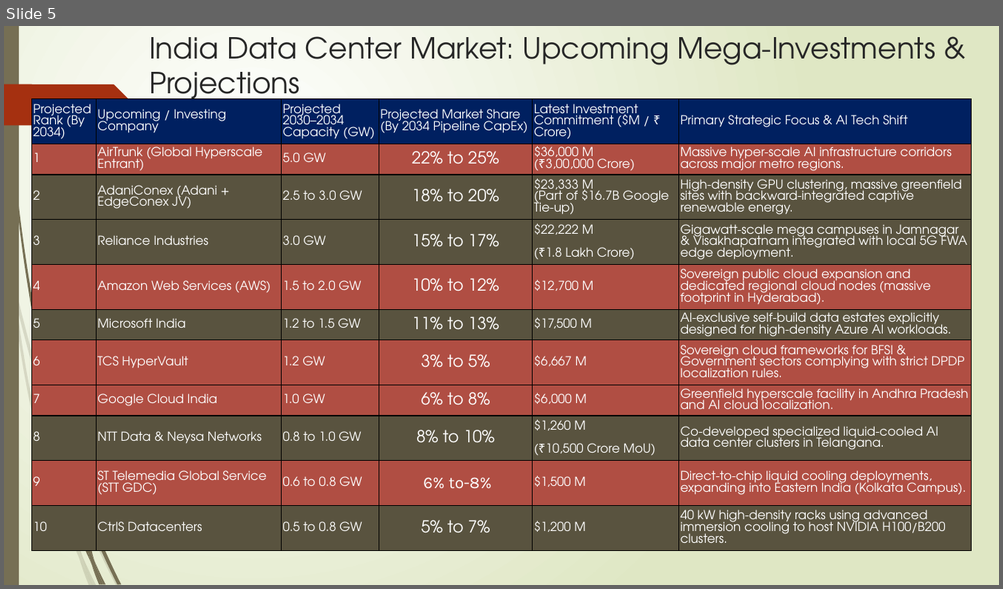
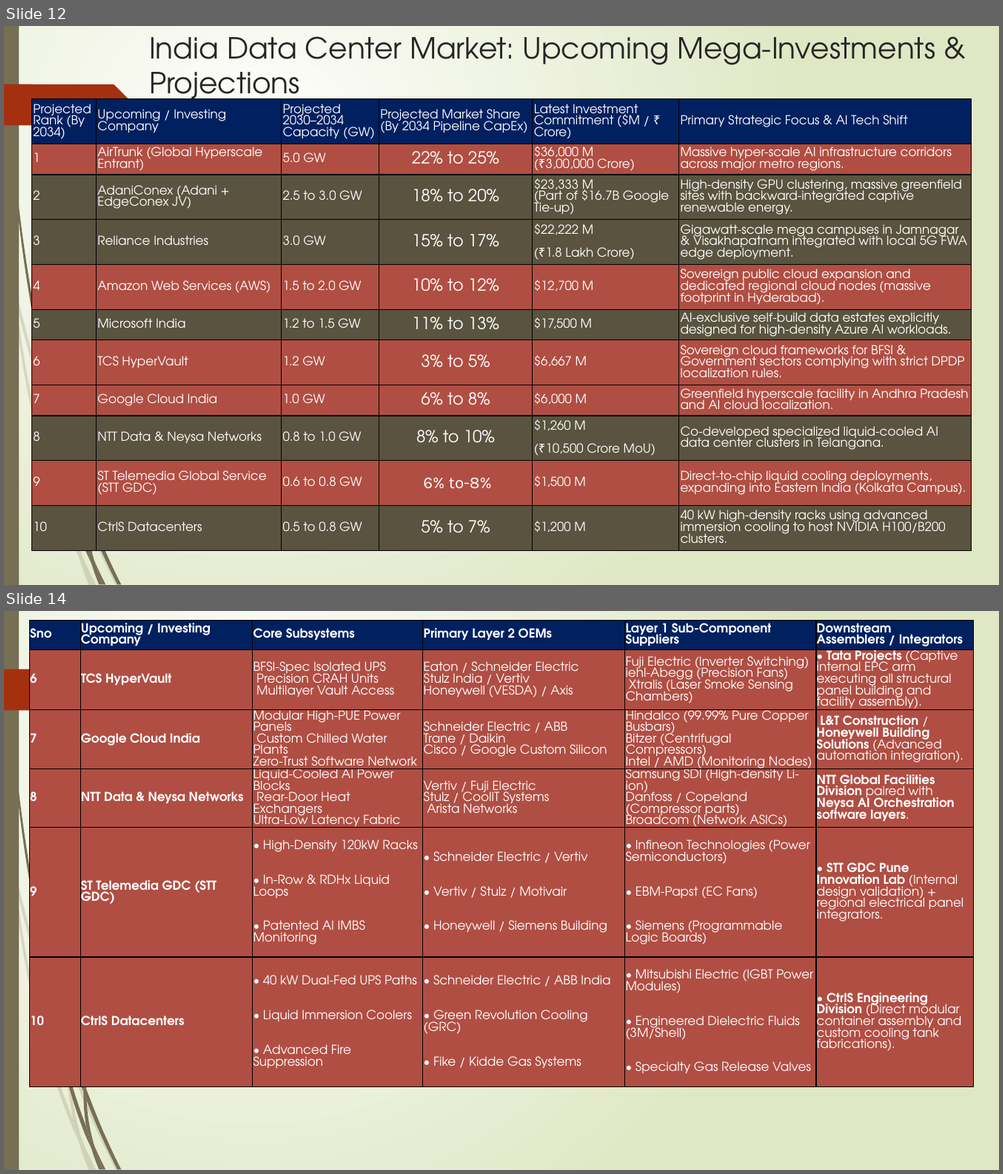
Before and after one commit to Harishankarvel/Hari_prog_cat, a slide deck: AI Infra Market.pptx. Shown one above the other, each under a label of ours: slide 5 before the commit, slides 12 and 14 after it; the slides between them are not shown. The pictures are 1003x589 and 1003x1174 pixels, drawn with LibreOffice and Linux fonts; fonts in the diff are those of the drawing. Boxes give left, top, right and bottom in pixels: in the first picture for what was removed or moved away, otherwise in the second. Text is boxed around its words. In the diff, an @@ line names an element or a change of style, - is before the commit and + after.

```diff
--- a/AI Infra Market.pptx
+++ b/AI Infra Market.pptx
@@ slide 14 added at (4, 611, 999, 1170), background gradient #FFFFFF to #DFE8C4; not listed: 24 template elements that a slide beside it also shows @@
@@ table added at (29, 620, 973, 1147), 6 rows, 6 columns @@
+Sno | Upcoming / Investing Company | Core Subsystems | Primary Layer 2 OEMs | Layer 1 Sub-Component Suppliers | Downstream Assemblers / Integrators
+6 | TCS HyperVault | BFSI-Spec Isolated UPS / Precision CRAH Units / Multilayer Vault Access | Eaton / Schneider Electric / Stulz India / Vertiv / Honeywell (VESDA) / Axis | Fuji Electric (Inverter Switching) / iehl-Abegg (Precision Fans) / Xtralis (Laser Smoke Sensing Chambers) | • Tata Projects (Captive internal EPC arm executing all structural panel building and facility assembly).
+7 | Google Cloud India | Modular High-PUE Power Panels / Custom Chilled Water Plants / Zero-Trust Software Network | Schneider Electric / ABB / Trane / Daikin / Cisco / Google Custom Silicon | Hindalco (99.99% Pure Copper Busbars) / Bitzer (Centrifugal Compressors) / Intel / AMD (Monitoring Nodes) | L&T Construction / Honeywell Building Solutions (Advanced automation integration).
+8 | NTT Data & Neysa Networks | Liquid-Cooled AI Power Blocks / Rear-Door Heat Exchangers / Ultra-Low Latency Fabric | Vertiv / Fuji Electric / Stulz / CoolIT Systems / Arista Networks | Samsung SDI (High-density Li-ion) / Danfoss / Copeland (Compressor parts) / Broadcom (Network ASICs) | NTT Global Facilities Division paired with Neysa AI Orchestration software layers.
+9 | ST Telemedia GDC (STT GDC) | • High-Density 120kW Racks / • In-Row & RDHx Liquid Loops / • Patented AI IMBS Monitoring | • Schneider Electric / Vertiv / • Vertiv / Stulz / Motivair / • Honeywell / Siemens Building | • Infineon Technologies (Power Semiconductors) / • EBM-Papst (EC Fans) / • Siemens (Programmable Logic Boards) | • STT GDC Pune Innovation Lab (Internal design validation) + regional electrical panel integrators.
+10 | CtrlS Datacenters | • 40 kW Dual-Fed UPS Paths / • Liquid Immersion Coolers / • Advanced Fire Suppression | • Schneider Electric / ABB India / • Green Revolution Cooling (GRC) / • Fike / Kidde Gas Systems | • Mitsubishi Electric (IGBT Power Modules) / • Engineered Dielectric Fluids (3M/Shell) / • Specialty Gas Release Valves | • CtrlS Engineering Division (Direct modular container assembly and custom cooling tank fabrications).
@@ what was slide 5 is now slide 12 @@
```
Also in this commit, not shown: 1 slide changed, 1 other slide added, 2 slides removed.
